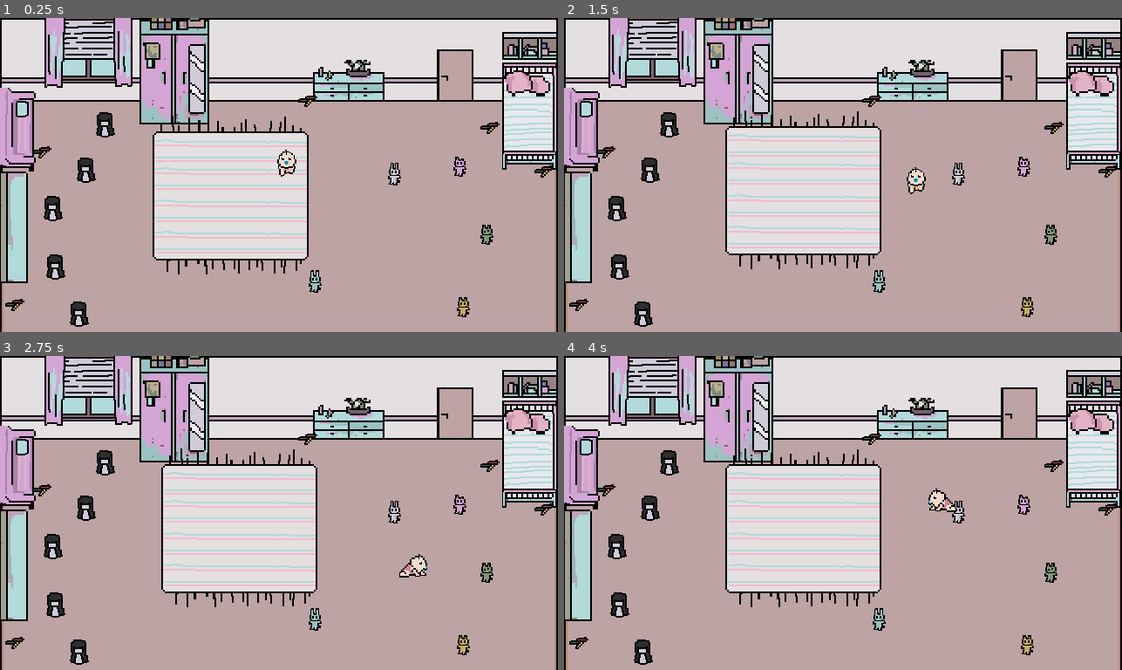
Above: before the commit, frames 1-4 (two rows, left to right).
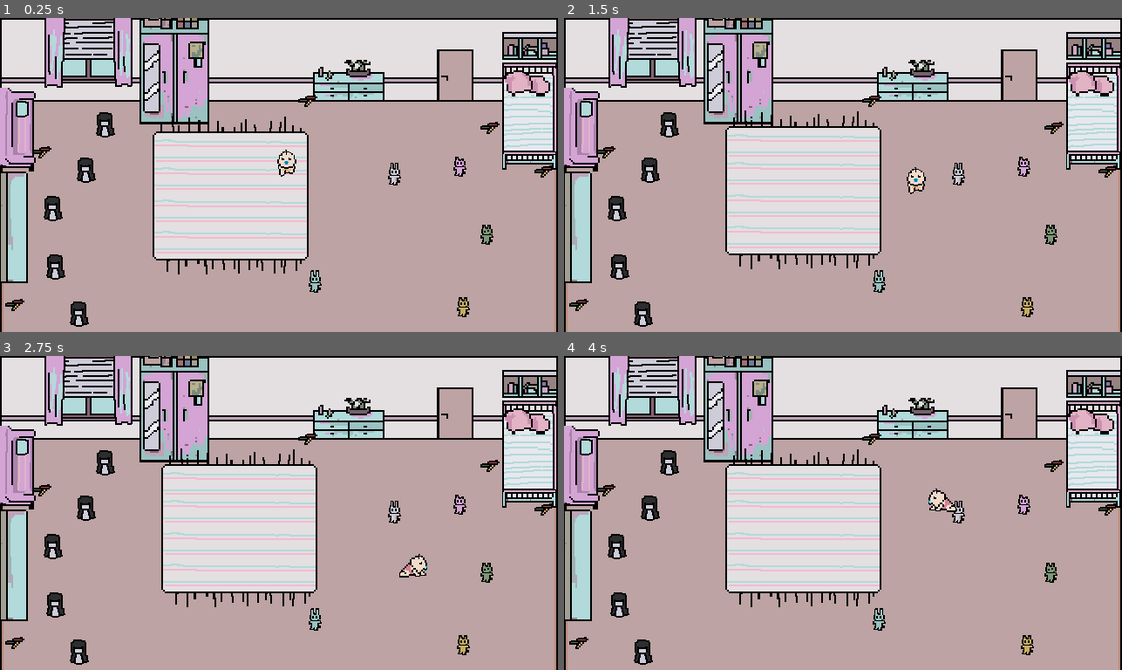
Above: after the commit, the same moments.

Repository: tucson0911/satanic-baby
Game: Godot game, scene res://scenes/main/main.tscn
Two runs of this game, one before a commit and one after it. Both use one fixed random seed, a clock stepped at 60 frames per second and the inputs below.
Inputs:
- Up to frame 1 (0.25 s): no input
- Up to frame 2 (1.5 s): tap Enter at 0.5 s; hold D (move_right) 0.53-1.28 s; hold E (interact) 0.53-1.28 s; hold S (move_down) from 1.28 s (still down); tap E (interact) at 1.35 s
- Up to frame 3 (2.75 s): release S (move_down) at 2.03 s; hold D (move_right) from 2.03 s (still down); hold E (interact) from 2.03 s (still down)
- Up to frame 4 (4 s): release D (move_right) at 2.78 s; release E (interact) at 2.78 s; hold W (move_up) 2.78-3.53 s; tap E (interact) at 2.85 s; hold A (move_left) from 3.53 s (still down); hold E (interact) from 3.53 s (still down)

The runs differ from the first frame. In frame 1, 2.5% of the frame differs, in the area x 25-38%, y 0-34%; in frame 2, 2.5%; in frame 3, 2.5%; in frame 4, 2.5%.

Commit message:
Phase 1-3 player mechanics all set

Diff:
--- /dev/null
+++ b/scenes/main/Closet.tscn
@@ -0,0 +1,25 @@
+[gd_scene format=3 uid="uid://swk5ypvm6132"]
+
+[ext_resource type="Texture2D" uid="uid://b7pvugscfxsd2" path="res://assets/objects/closet_closed.png" id="1_ijka3"]
+[ext_resource type="Script" uid="uid://brvbe7tll1m06" path="res://scripts/systems/Closet.gd" id="1_tbmrg"]
+[ext_resource type="Texture2D" uid="uid://c0dxtotd1qx3i" path="res://assets/objects/closet_open.png" id="2_tbmrg"]
+
+[sub_resource type="RectangleShape2D" id="RectangleShape2D_gg8fr"]
+
+[node name="Closet" type="Area2D" unique_id=590218439]
+script = ExtResource("1_tbmrg")
+
+[node name="ClosetClosed" type="Sprite2D" parent="." unique_id=1071629788]
+texture = ExtResource("1_ijka3")
+
+[node name="ClosetOpen" type="Sprite2D" parent="." unique_id=1704878833]
+texture = ExtResource("2_tbmrg")
+
+[node name="CollisionShape2D" type="CollisionShape2D" parent="." unique_id=741557964]
+shape = SubResource("RectangleShape2D_gg8fr")
+
+[node name="Storage" type="Node2D" parent="." unique_id=1360459707]
+
+[node name="CloseTimer" type="Timer" parent="." unique_id=1207153397]
+wait_time = 0.5
+one_shot = true
--- a/scenes/main/main.tscn
+++ b/scenes/main/main.tscn
@@ -4,6 +4,7 @@
 [ext_resource type="Script" uid="uid://bsu2slaqujuie" path="res://scripts/player/PlayerController.gd" id="1_ow5a4"]
 [ext_resource type="Texture2D" uid="uid://bstpxe3rms5tl" path="res://assets/characters/baby.png" id="2_ow5a4"]
 [ext_resource type="PackedScene" uid="uid://djp0ybys1i1fm" path="res://scenes/main/Door.tscn" id="2_p8abn"]
+[ext_resource type="PackedScene" uid="uid://swk5ypvm6132" path="res://scenes/main/Closet.tscn" id="3_62atk"]
 [ext_resource type="Script" uid="uid://durogn4r31puj" path="res://scripts/ritual/objects/Carpet.gd" id="3_hujxm"]
 [ext_resource type="Texture2D" uid="uid://15bjc3x41iwh" path="res://assets/environment/carpet_placeholder.jpg" id="4_yyfjg"]
 [ext_resource type="Script" uid="uid://biraqgj6blitd" path="res://scripts/ritual/objects/PickableObject.gd" id="5_b1x3f"]
@@ -381,6 +382,13 @@
 [node name="Door" parent="." unique_id=322781919 instance=ExtResource("2_p8abn")]
 position = Vector2(522, 69)
 
+[node name="Closet" parent="." unique_id=590218439 instance=ExtResource("3_62atk")]
+position = Vector2(200, 58)
+
+[node name="CollisionShape2D" parent="Closet" index="2" unique_id=741557964]
+position = Vector2(0, 7)
+scale = Vector2(4, 6)
+
 [node name="Player" type="CharacterBody2D" parent="." unique_id=312805971]
 z_index = 100
 position = Vector2(328.54547, 166.27275)
@@ -589,4 +597,5 @@
 carpet = NodePath("../../Carpet")
 door = NodePath("../../Door")
 
+[editable path="Closet"]
 [editable path="Pentagram"]
--- a/scripts/player/PlayerController.gd
+++ b/scripts/player/PlayerController.gd
@@ -161,3 +161,15 @@
 		var current_scene = get_tree().current_scene
 		held_object.drop(current_scene, global_position)
 		held_object = null
+
+
+func can_receive_item() -> bool:
+	return held_object == null
+
+
+func receive_item(item: PickableObject) -> void:
+	if held_object:
+		return
+
+	held_object = item
+	held_object.pick_up(hold_position)
--- /dev/null
+++ b/scripts/systems/Closet.gd
@@ -0,0 +1,93 @@
+extends Interactable
+
+@export var max_candles: int = 5
+
+@onready var storage: Node2D = $Storage
+@onready var closet_closed: Sprite2D = $ClosetClosed
+@onready var closet_open: Sprite2D = $ClosetOpen
+@onready var close_timer: Timer = $CloseTimer
+
+var stored_candles: Array[PickableObject] = []
+
+
+func can_accept_item(item: PickableObject) -> bool:
+	# Closet only accepts candles
+	if not item.is_in_group("candle"):
+		return false
+
+	# Don't exceed storage capacity
+	if stored_candles.size() >= max_candles:
+		return false
+
+	return true
+
+
+func _ready() -> void:
+	close_closet()
+	close_timer.timeout.connect(close_closet)
+
+func open_closet() -> void:
+	closet_closed.visible = false
+	closet_open.visible = true
+
+	close_timer.start()
+
+
+func close_closet() -> void:
+	closet_closed.visible = true
+	closet_open.visible = false
+
+
+func receive_item(item: PickableObject) -> void:
+	if not can_accept_item(item):
+		return
+
+	open_closet()
+	stored_candles.append(item)
+
+	# Move candle inside the closet scene
+	item.reparent(storage)
+	item.position = Vector2.ZERO
+
+	item.is_held = false
+	item.visible = false
+
+	item.collision_shape.set_deferred("disabled", true)
+
+	print(
+		"Candle stored in closet: ",
+		stored_candles.size(),
+		"/",
+		max_candles
+	)
+
+
+func interact_pressed(player: CharacterBody2D) -> void:
+	# Player must be empty-handed to retrieve something
+	if not player.has_method("can_receive_item"):
+		return
+
+	if not player.can_receive_item():
+		print("Player is already holding something")
+		return
+
+	if stored_candles.is_empty():
+		print("Closet is empty")
+		return
+
+	retrieve_candle(player)
+
+
+func retrieve_candle(player: CharacterBody2D) -> void:
+	var candle: PickableObject = stored_candles.pop_back()
+
+	open_closet()
+	candle.visible = true
+
+	if player.has_method("receive_item"):
+		player.receive_item(candle)
+
+	print(
+		"Candle retrieved. Remaining in closet: ",
+		stored_candles.size()
+	)
Not shown, added: scripts/systems/Closet.gd.uid
